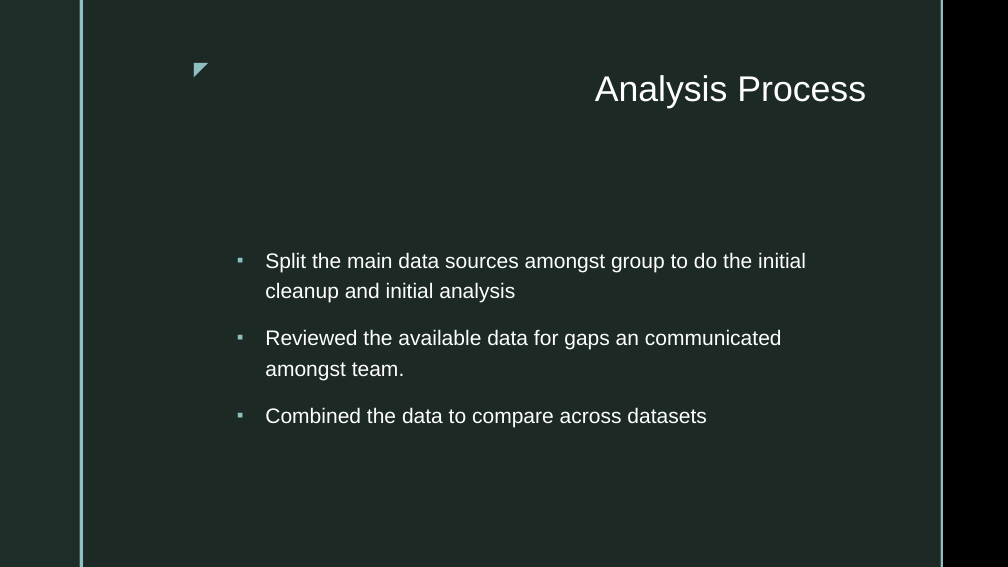
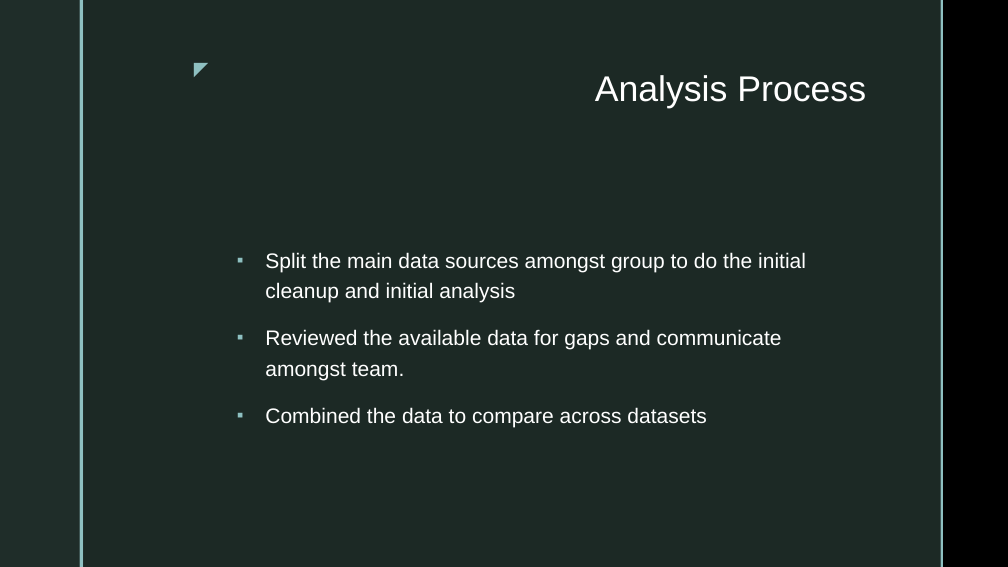
Before and after one commit to Vallito/Project_1, a slide deck: slide 5 of Affects of Gun Laws on Gun Crime.pptm. Drawn at 1008x567 pixels with LibreOffice and Linux fonts; fonts in the diff are those of the drawing; background and template pictures are left out. Boxes give left, top, right and bottom in pixels: in the first picture for what was removed or moved away, otherwise in the second. Text is boxed around its words. In the diff, an @@ line names an element or a change of style, - is before the commit and + after.

```diff
--- a/Affects of Gun Laws on Gun Crime.pptm
+++ b/Affects of Gun Laws on Gun Crime.pptm
@@ text at [265,329,782,380]: text changed @@
-▪ Reviewed the available data for gaps an communicated amongst team.
+▪ Reviewed the available data for gaps and communicate amongst team.
```
Also in this commit, not shown: 6 other slides changed, 4 slides added, 1 slide removed, 3 other files.
